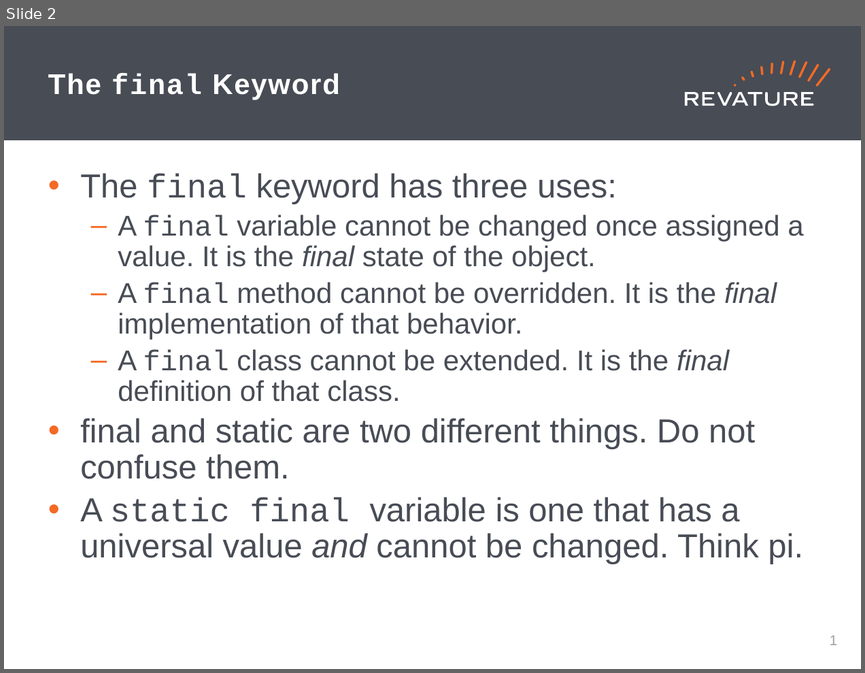
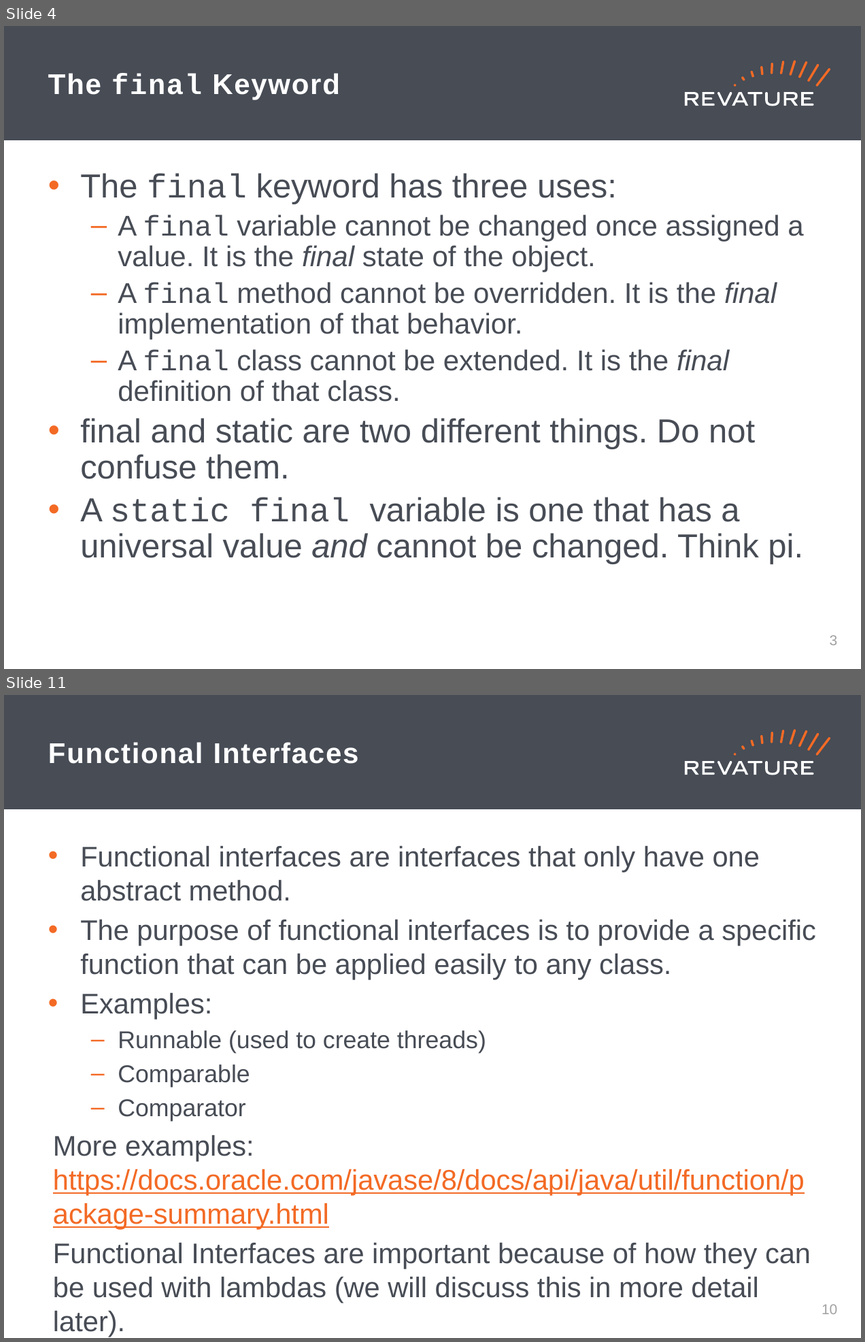
Before and after one commit to jhigherevature/8302021_RAP, a slide deck: powerpoints/Day_14.pptx. Shown one above the other, each under a label of ours: slide 2 before the commit, slides 4 and 11 after it; the slides between them are not shown. The pictures are 865x673 and 865x1342 pixels, drawn with LibreOffice and Linux fonts; fonts in the diff are those of the drawing. Boxes give left, top, right and bottom in pixels: in the first picture for what was removed or moved away, otherwise in the second. Text is boxed around its words. In the diff, an @@ line names an element or a change of style, - is before the commit and + after.

```diff
--- a/powerpoints/Day_14.pptx
+++ b/powerpoints/Day_14.pptx
@@ slide 11 added at (x1=4, y1=695, x2=861, y2=1338), background #FFFFFF; not listed: 19 template elements that a slide beside it also shows @@
@@ title added at (x1=48, y1=742, x2=359, y2=764), 24 pt, text #FFFFFF, bold @@
+Functional Interfaces
@@ text added at (x1=53, y1=846, x2=816, y2=1303), 23.8 pt, text #474C55 @@
+• Functional interfaces are interfaces that only have one abstract method.
+• The purpose of functional interfaces is to provide a specific function that can be applied easily to any class.
+• Examples:
+  – Runnable (used to create threads)
+  – Comparable
+  – Comparator
+More examples: https://docs.oracle.com/javase/8/docs/api/java/util/function/package-summary.html
+Functional Interfaces are important because of how they can be used with lambdas (we will discuss this in more detail later).
@@ page number added at (x1=821, y1=1304, x2=837, y2=1314), 12 pt, text #A0A1A0 @@
+10
@@ what was slide 2 is now slide 4 @@
@@ page number at (x1=830, y1=635, x2=838, y2=645): text changed @@
-1
+3
```
Also in this commit, not shown: 8 other slides added, 4 other files.
